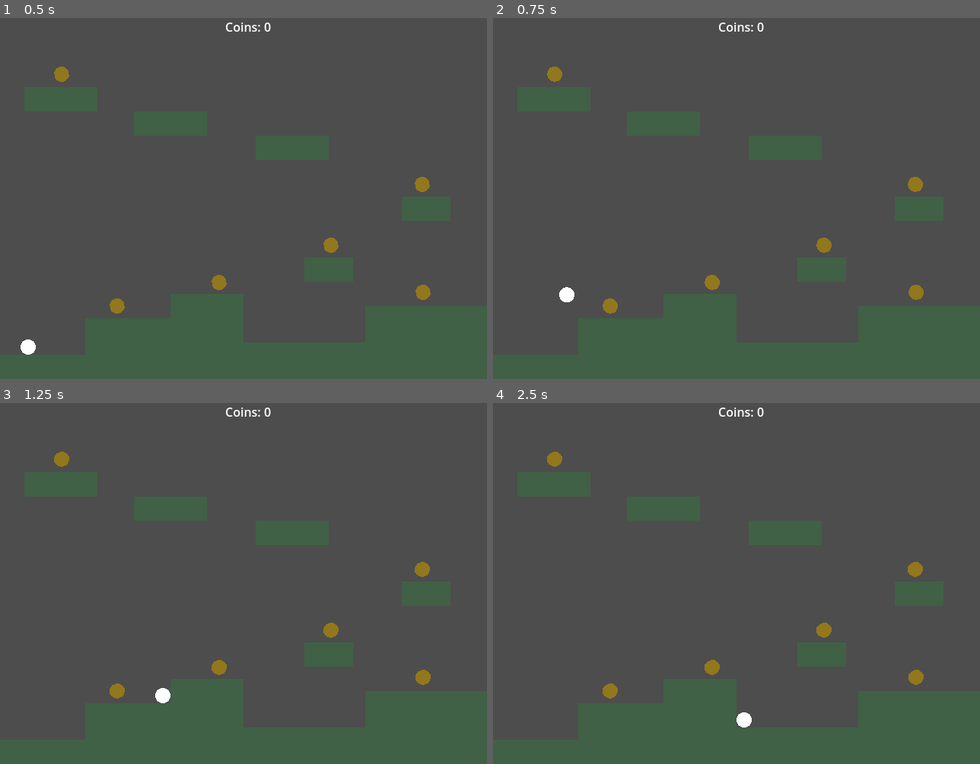
Above: before the commit, frames 1-4 (two rows, left to right).
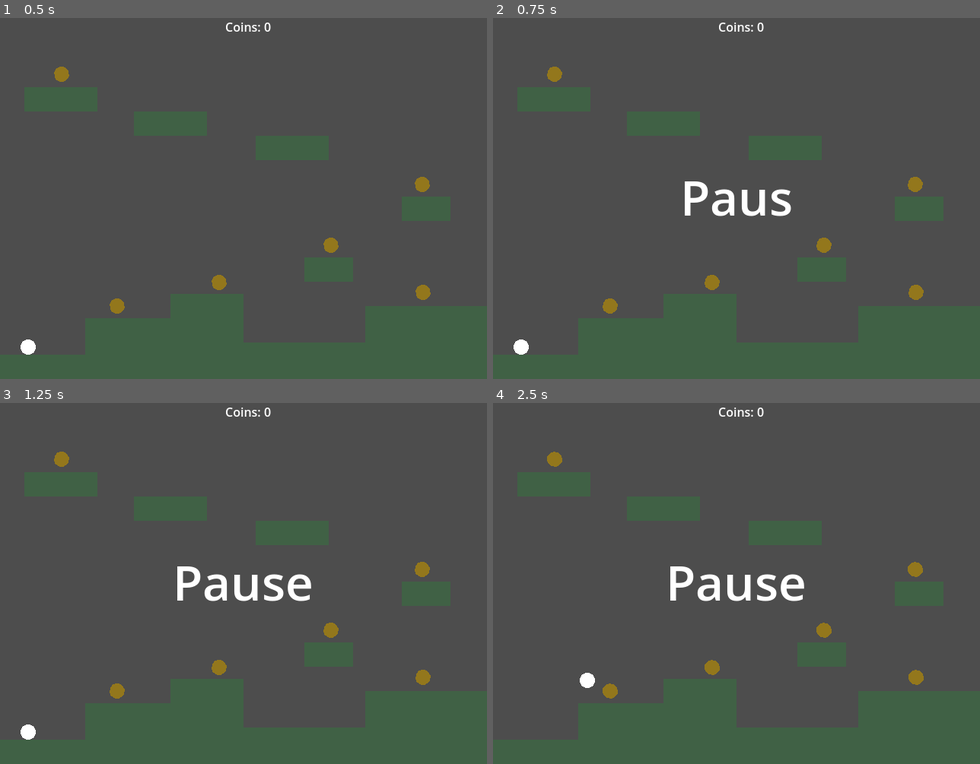
Above: after the commit, the same moments.

Repository: danbolt/actions-test
Game: Godot game, scene res://main.tscn
The game is run twice, just before and just after one commit, with the same random seed, the same clock (stepped at 60 frames per second) and the same inputs.
Inputs:
- Up to frame 1 (0.5 s): no input
- Up to frame 2 (0.75 s): tap Enter (ui_accept) at 0.5 s; hold Right (ui_right) from 0.53 s (still down); hold Enter (ui_accept) from 0.53 s (still down)
- Up to frame 3 (1.25 s): keep holding Right (ui_right); keep holding Enter (ui_accept); tap Space (jump, bound only after the commit) at 0.77, 0.8, 1.07 s
- Up to frame 4 (2.5 s): release Enter (ui_accept) at 1.28 s; tap Space (jump, bound only after the commit) at 1.35, 1.52, 1.82, 2.3 s; tap Enter (ui_accept) at 1.55 s; release Right (ui_right) at 2.03 s; hold Left (ui_left) from 2.03 s (still down); hold Enter (ui_accept) from 2.03 s (still down)

Frame 1 is identical in both runs. In frame 2, 1.1% of the frame differs, in the area x 4-89%, y 14-94%; in frame 3, 1.3%; in frame 4, 1.3%, in the area x 11-89%, y 13-90%.

Commit message:
Pause and unpause logic

Diff:
--- a/main.tscn
+++ b/main.tscn
@@ -1,9 +1,11 @@
-[gd_scene load_steps=6 format=4 uid="uid://j3ufmuetbc7"]
+[gd_scene load_steps=8 format=4 uid="uid://j3ufmuetbc7"]
 
 [ext_resource type="Script" uid="uid://drcnf78mxnij6" path="res://scripts/main.gd" id="1_h2yge"]
 [ext_resource type="PackedScene" uid="uid://b6pb2na2re12w" path="res://gameobjects/player.tscn" id="2_h2yge"]
+[ext_resource type="Script" uid="uid://btec4ptshxlyu" path="res://scripts/gameplay.gd" id="2_lquwl"]
 [ext_resource type="TileSet" uid="uid://5w777qxtcr3q" path="res://tilesets/tiles.tres" id="4_1bvp3"]
 [ext_resource type="PackedScene" uid="uid://c6pssyjmn858f" path="res://gameobjects/coin.tscn" id="4_lquwl"]
+[ext_resource type="Script" uid="uid://d4mbjj6kqaotl" path="res://scripts/pause_label.gd" id="6_7mycd"]
 
 [sub_resource type="NavigationPolygon" id="NavigationPolygon_1bvp3"]
 vertices = PackedVector2Array(602, 282, 630, 374, 470, 374, 474, 362, 518, 282, 630, 10, 602, 230, 518, 230, 442, 202,  …(222 unchanged characters)…
@@ -11,9 +13,23 @@
 outlines = Array[PackedVector2Array]([PackedVector2Array(-10, -7, -7, 491, 647, 490, 649, -9)])
 
 [node name="Main" type="Node"]
+process_mode = 3
 script = ExtResource("1_h2yge")
 
 [node name="Gameplay" type="Node2D" parent="."]
+process_mode = 1
+script = ExtResource("2_lquwl")
+
+[node name="PauseLabel" type="Label" parent="Gameplay"]
+process_mode = 3
+offset_right = 640.0
+offset_bottom = 480.0
+theme_override_font_sizes/font_size = 64
+text = "Paused"
+horizontal_alignment = 1
+vertical_alignment = 1
+visible_ratio = -0.166667
+script = ExtResource("6_7mycd")
 
 [node name="Player" parent="Gameplay" instance=ExtResource("2_h2yge")]
 position = Vector2(37, 374)
--- a/project.godot
+++ b/project.godot
@@ -21,6 +21,21 @@
 window/size/viewport_height=480
 window/stretch/mode="viewport"
 
+[input]
+
+pause={
+"deadzone": 0.2,
+"events": [Object(InputEventKey,"resource_local_to_scene":false,"resource_name":"","device":-1,"window_id":0,"alt_pressed":false,"shift_pressed":false,"ctrl_pressed":false,"meta_pressed":false,"pressed":false,"keycode":0,"physical_keycode":4194309,"key_label":0,"unicode":0,"location":0,"echo":false,"script":null)
+, Object(InputEventJoypadButton,"resource_local_to_scene":false,"resource_name":"","device":-1,"button_index":6,"pressure":0.0,"pressed":false,"script":null)
+]
+}
+jump={
+"deadzone": 0.2,
+"events": [Object(InputEventKey,"resource_local_to_scene":false,"resource_name":"","device":-1,"window_id":0,"alt_pressed":false,"shift_pressed":false,"ctrl_pressed":false,"meta_pressed":false,"pressed":false,"keycode":0,"physical_keycode":32,"key_label":0,"unicode":32,"location":0,"echo":false,"script":null)
+, Object(InputEventJoypadButton,"resource_local_to_scene":false,"resource_name":"","device":-1,"button_index":0,"pressure":0.0,"pressed":false,"script":null)
+]
+}
+
 [layer_names]
 
 2d_physics/layer_1="Physical World"
--- /dev/null
+++ b/scripts/gameplay.gd
@@ -0,0 +1 @@
+class_name Gameplay extends Node2D
--- a/scripts/main.gd
+++ b/scripts/main.gd
@@ -33,3 +33,6 @@
 
 func _process(_delta: float) -> void:
 	assert(coin_count >= 0, "We have a negative coin count of %s" % [ coin_count ])
+
+	if Input.is_action_just_pressed("pause"):
+		get_tree().paused = !get_tree().paused
--- /dev/null
+++ b/scripts/pause_label.gd
@@ -0,0 +1,16 @@
+class_name PauseLabel extends Label
+
+func _ready() -> void:
+	process_mode = Node.PROCESS_MODE_ALWAYS
+	visible_characters = 0
+
+func _process(_delta: float) -> void:
+	var previous_state: bool = visible
+	visible = get_tree().paused
+	if visible != previous_state:
+		if visible == false:
+			visible_characters = 0
+		else:
+			var t = create_tween()
+			t.set_pause_mode(Tween.TWEEN_PAUSE_PROCESS)
+			t.tween_property(self, "visible_characters", 5, 0.3)
--- a/scripts/player.gd
+++ b/scripts/player.gd
@@ -12,7 +12,7 @@
 	if not is_on_floor():
 		velocity += get_gravity() * delta
 
-	if Input.is_action_just_pressed("ui_accept") and is_on_floor():
+	if Input.is_action_just_pressed("jump") and is_on_floor():
 		velocity.y = JUMP_VELOCITY
 
 	var direction := Input.get_axis("ui_left", "ui_right")
--- a/tests/can_collect_coins.gd
+++ b/tests/can_collect_coins.gd
@@ -43,12 +43,12 @@
 
 		if has_link and not has_leaped and player.is_on_floor():
 			has_leaped = true
-			Input.action_press("ui_accept")
+			Input.action_press("jump")
 
 			await get_tree().physics_frame
 			await get_tree().physics_frame
 
-			Input.action_release("ui_accept")
+			Input.action_release("jump")
 
 			next_path_position = link_end
 
@@ -69,10 +69,10 @@
 			if Input.is_action_pressed("ui_right"):
 				Input.action_release("ui_right")
 
-		if (not Input.is_action_pressed("ui_accept")) and next_path_position.y < player.position.y and player.is_on_floor():
-			Input.action_press("ui_accept")
-		elif Input.is_action_pressed("ui_accept"):
-			Input.action_release("ui_accept")
+		if (not Input.is_action_pressed("jump")) and next_path_position.y < player.position.y and player.is_on_floor():
+			Input.action_press("jump")
+		elif Input.is_action_pressed("jump"):
+			Input.action_release("jump")
 
 		await get_tree().physics_frame
 
--- /dev/null
+++ b/tests/pause_on_off.gd
@@ -0,0 +1,20 @@
+class_name PauseOnoff extends TestTemplate
+
+func _test_coroutine() -> void:
+	await get_tree().process_frame
+	await get_tree().process_frame
+	Input.action_press("pause")
+	await get_tree().process_frame
+	Input.action_release("pause")
+	await get_tree().create_timer(1.0, true).timeout
+	if not get_tree().paused:
+		test_failed("Did not pause when pause was pressed")
+
+	await get_tree().process_frame
+	Input.action_press("pause")
+	Input.action_release("pause")
+	await get_tree().create_timer(1.0, true).timeout
+	if get_tree().paused:
+		test_failed("Did not unpause when pause was pressed")
+
+	test_passed()
--- /dev/null
+++ b/tests/pause_on_off.tscn
@@ -0,0 +1,7 @@
+[gd_scene load_steps=2 format=3 uid="uid://b66adrnnvj7yu"]
+
+[ext_resource type="Script" uid="uid://jbbyabqosi7d" path="res://tests/pause_on_off.gd" id="1_e1v7q"]
+
+[node name="PauseOnOff" type="Node"]
+script = ExtResource("1_e1v7q")
+metadata/_custom_type_script = ExtResource("1_e1v7q")
--- a/tests/player_jumps.gd
+++ b/tests/player_jumps.gd
@@ -15,12 +15,12 @@
 			return
 
 	# Make the player jump
-	Input.action_press("ui_accept")
+	Input.action_press("jump")
 
 	# Wait two frames
 	await get_tree().physics_frame
 
-	Input.action_release("ui_accept")
+	Input.action_release("jump")
 	await get_tree().physics_frame
 
 	if main.get_player().velocity.y >= 0.0:
Not shown, added: scripts/gameplay.gd.uid
Not shown, added: scripts/pause_label.gd.uid
Not shown, added: tests/pause_on_off.gd.uid
